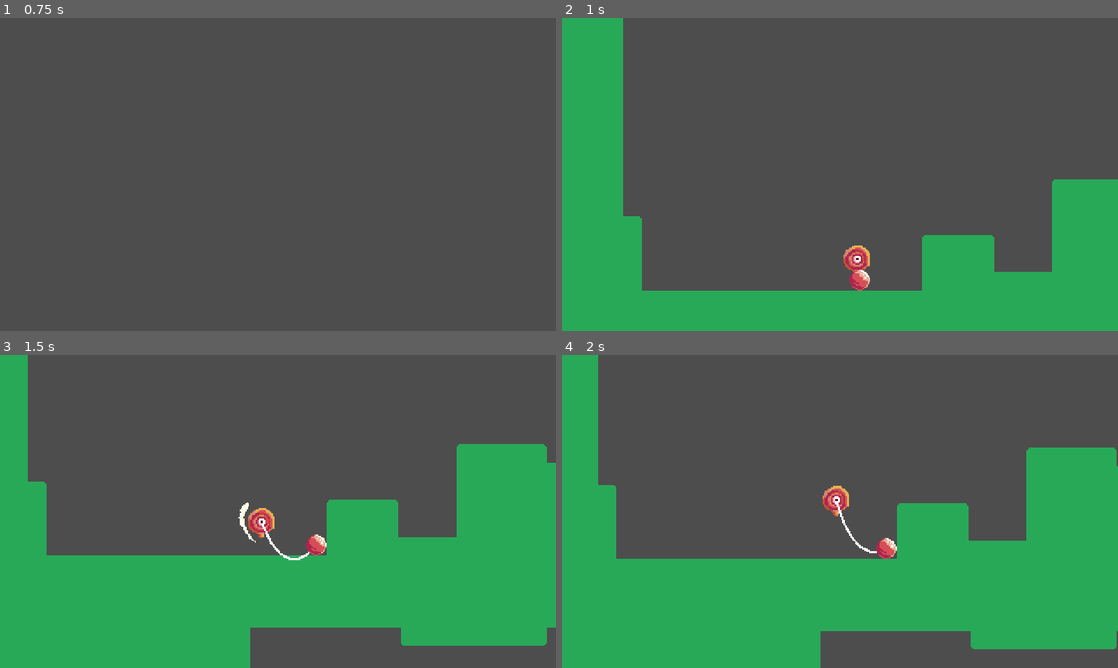
Above: before the commit, frames 1-4 (two rows, left to right).
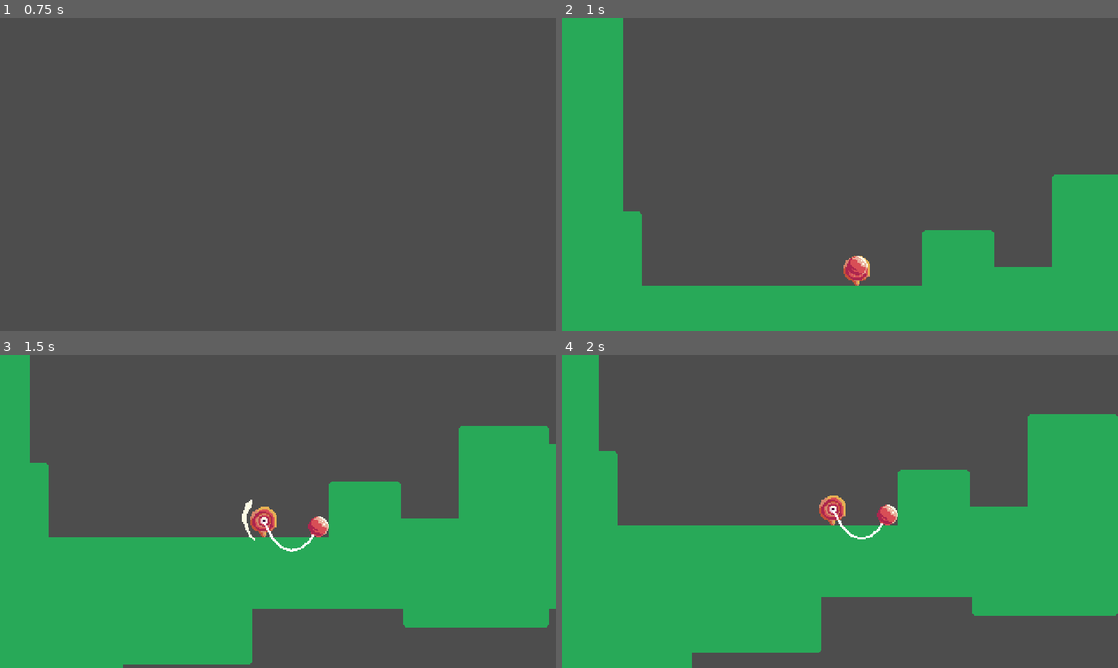
Above: after the commit, the same moments.

Repository: Duocuokie/haven
Game: Godot game, scene res://Game/Main.tscn
Two runs of this game, one before a commit and one after it. Both use one fixed random seed, a clock stepped at 60 frames per second and the inputs below.
Inputs (mouse positions are in pixels of both pictures, inside the frame that each line leads up to):
- Up to frame 1 (0.75 s): tap Enter at 0.5 s; move the mouse to (400, 158) at 0.52 s; hold Right (otherright) from 0.53 s (still down); tap J (jump) at 0.6 s
- Up to frame 2 (1 s): keep holding Right (otherright); tap J (jump) at 0.77 s
- Up to frame 3 (1.5 s): keep holding Right (otherright); tap J (jump) at 1.07 s; move the mouse to (166, 527) at 1.27 s; click (166, 527) at 1.35 s
- Up to frame 4 (2 s): keep holding Right (otherright); tap J (jump) at 1.52, 1.55, 1.82 s

Frame 1 is identical in both runs. In frame 2, 1.9% of the frame differs, in the area x 11-100%, y 50-88%; in frame 3, 10%; in frame 4, 18%, in the area x 6-100%, y 0-100%.

Commit message:
fixed ball contrller

Diff:
--- a/Entities/Players/player.tscn
+++ b/Entities/Players/player.tscn
@@ -178,6 +178,7 @@
 [node name="PlayerMoveState" parent="StateMachine" unique_id=2088656269 node_paths=PackedStringArray("actor", "coyoteTimer", "sprite") instance=ExtResource("4_6adbs")]
 actor = NodePath("../..")
 coyoteTimer = NodePath("../../Coyote")
+can_jump = false
 sprite = NodePath("../../Sprite2D")
 
 [node name="Coyote" type="Timer" parent="." unique_id=1043628659]
--- a/Entities/ball.gd
+++ b/Entities/ball.gd
@@ -9,11 +9,12 @@
 @onready var big_hit_ball_particle : GPUParticles2D = $BigHitBallParticle
 @onready var small_hit_ball_particle : GPUParticles2D = $SmallHitBallParticle
 const HIT = preload("uid://bgmg7qe01dlaf")
+@onready var ray: RayCast2D = $RayCast2D
 
-var SPEED = 100.0
+var SPEED = 150.0
 const JUMP_VELOCITY = -150.0
-var ACCEL = 2000.0
-const  FRICT = 1500.0
+var ACCEL = 800.0
+const  FRICT = 800.0
 
 
 var jumped := false
@@ -34,17 +35,12 @@
 
 func _physics_process(delta: float) -> void:
 	velocity.y += gravity * delta
-	var collision : KinematicCollision2D = move_and_collide(velocity * delta)
 	if is_on_floor():
 		#velocity.x = move_toward(velocity.x, 0.0, 1000 * delta)
 		pass
 	else:
 		velocity.x = move_toward(velocity.x, 0.0, air_res * delta)
-	if collision:
-		var bounce_velocity : Vector2 = 0.5* (velocity.bounce(collision.get_normal()))
-		velocity = bounce_velocity
-	else:
-		move_and_slide()
+
 	##if is_on_floor():
 		##velocity.x += Input.get_axis("otherleft", "otherright") * 500
 		##if Input.is_action_just_pressed("otherjump"):
--- a/Entities/ball.tscn
+++ b/Entities/ball.tscn
@@ -89,6 +89,10 @@
 wait_time = 0.1
 one_shot = true
 
+[node name="RayCast2D" type="RayCast2D" parent="." unique_id=2081959563]
+position = Vector2(0, 7)
+target_position = Vector2(0, 2)
+
 [connection signal="area_entered" from="Area2D" to="." method="_on_area_2d_area_entered"]
 [connection signal="timeout" from="GroundedTimer" to="." method="_on_grounded_timer_timeout"]
 
--- a/Utils/States/Player/playerMoveState.gd
+++ b/Utils/States/Player/playerMoveState.gd
@@ -6,7 +6,9 @@
 @export var left = "left"
 @export var right = "right"
 @export var jump = "jump"
+@export var can_jump := true
 @export var sprite : Sprite2D
+@export var bounce := false
 @onready var bufferTimer: Timer = $BufferTimer
 var direction := 0
 var last_dir := 0
@@ -14,10 +16,11 @@
 var buffer := false
 var hold_interupt = false
 
-
+var accel : int
 
 func _ready():
 	set_physics_process(false)
+	accel = actor.ACCEL
 
 func _enter_state() -> void:
 	set_physics_process(true)
@@ -27,56 +30,64 @@
 	set_physics_process(false)
 
 func _physics_process(delta):
-	if not (actor is Ball and not actor.is_on_floor()):
-		if not actor.is_on_floor():
-			if actor.wasOnFloor && !actor.jumped:
-				actor.coyote = true
-				coyoteTimer.start()
-			actor.wasOnFloor = false
-			actor.jumped = false
-			if actor.velocity.y < 0:
-				actor.gravity = 825
-				actor.ACCEL = 2000.0
-			else:
-				actor.gravity = 1200
-				actor.ACCEL = 2500
-			if actor is not Ball:
-				actor.velocity.y += actor.gravity * delta
+	#var ball : Ball
+	#if actor is Ball:
+		#ball = actor
+		#print(ball.ray.is_colliding())
+	var balls : bool= not (actor is Ball and not (actor.is_on_floor() or actor.ray.is_colliding()))
+	if not actor.is_on_floor():
+		if actor.wasOnFloor && !actor.jumped:
+			actor.coyote = true
+			coyoteTimer.start()
+		actor.wasOnFloor = false
+		actor.jumped = false
+		if actor.velocity.y < 0:
+			actor.gravity = 825
+			accel = actor.ACCEL
 		else:
+			actor.gravity = 1200
+			accel = actor.ACCEL * 1.25
+		if actor is not Ball:
+			actor.velocity.y += actor.gravity * delta
+	else:
 
-			actor.wasOnFloor = true
-			actor.ACCEL = 2250
+		actor.wasOnFloor = true
+		accel = actor.ACCEL * 1.1
+	if balls:
+		direction = Input.get_axis(left, right)
+	if direction != 0:
+		if abs(actor.velocity.x) < actor.SPEED * 1.7 || direction != sign(actor.velocity.x):
+			actor.velocity.x = move_toward(actor.velocity.x, (direction * actor.SPEED), accel * delta )
+			last_dir = direction
+			print("ne;pw")
+		else:
+			actor.velocity.x = move_toward(actor.velocity.x, (direction * actor.SPEED), accel/10 * delta )
+			last_dir = direction
+	else:
+		if actor.is_on_floor():
+			actor.velocity.x = move_toward(actor.velocity.x, 0, actor.FRICT * delta)
 
-		direction = Input.get_axis(left, right)
-		if direction != 0:
-			if abs(actor.velocity.x) < 280 || direction != sign(actor.velocity.x):
-				actor.velocity.x = move_toward(actor.velocity.x, (direction * actor.SPEED), actor.ACCEL * delta )
-				last_dir = direction
-			else:
-				actor.velocity.x = move_toward(actor.velocity.x, (direction * actor.SPEED), actor.ACCEL/10 * delta )
-				last_dir = direction
+	#camera.position.x = move_toward(camera.position.x, 96 * direction, 128 * delta)
+
+	if (Input.is_action_just_pressed(jump) || buffer) and can_jump:
+		if actor.is_on_floor() || actor.coyote:
+			actor.velocity.y = actor.JUMP_VELOCITY
+			actor.jumped = true
 		else:
-			if actor.is_on_floor():
-				actor.velocity.x = move_toward(actor.velocity.x, 0, actor.FRICT * delta)
-			else:
-				actor.velocity.x = move_toward(actor.velocity.x, 0, actor.FRICT * 0.7 * delta)
-		#camera.position.x = move_toward(camera.position.x, 96 * direction, 128 * delta)
-
-		if Input.is_action_just_pressed(jump) || buffer:
-			if actor.is_on_floor() || actor.coyote:
-				actor.velocity.y = actor.JUMP_VELOCITY
-				actor.jumped = true
-			else:
-				if !buffer:
-					bufferTimer.start()
-					buffer = true
-		else:
-			if Input.is_action_just_released(jump) && actor.velocity.y < 0:
-				actor.velocity.y = actor.velocity.y / 2
+			if !buffer:
+				bufferTimer.start()
+				buffer = true
+	else:
+		if Input.is_action_just_released(jump) && actor.velocity.y < 0:
+			actor.velocity.y = actor.velocity.y / 2
 
 
-
-	actor.move_and_slide()
+	var collision : KinematicCollision2D = actor.move_and_collide(actor.velocity * delta)
+	if collision and bounce:
+		var bounce_velocity : Vector2 = 0.5* (actor.velocity.bounce(collision.get_normal()))
+		actor.velocity = bounce_velocity
+	else:
+		actor.move_and_slide()
 
 
 func _on_buffer_timer_timeout() -> void:
--- a/project.godot
+++ b/project.godot
@@ -88,12 +88,14 @@
 "deadzone": 0.2,
 "events": [Object(InputEventKey,"resource_local_to_scene":false,"resource_name":"","device":-1,"window_id":0,"alt_press …(195 unchanged characters)…
 , Object(InputEventJoypadMotion,"resource_local_to_scene":false,"resource_name":"","device":-1,"axis":0,"axis_value":-1.0,"script":null)
+, Object(InputEventJoypadButton,"resource_local_to_scene":false,"resource_name":"","device":-1,"button_index":13,"pressure":0.0,"pressed":true,"script":null)
 ]
 }
 otherright={
 "deadzone": 0.2,
 "events": [Object(InputEventKey,"resource_local_to_scene":false,"resource_name":"","device":-1,"window_id":0,"alt_press …(195 unchanged characters)…
 , Object(InputEventJoypadMotion,"resource_local_to_scene":false,"resource_name":"","device":-1,"axis":0,"axis_value":1.0,"script":null)
+, Object(InputEventJoypadButton,"resource_local_to_scene":false,"resource_name":"","device":-1,"button_index":14,"pressure":0.0,"pressed":true,"script":null)
 ]
 }
 otherjump={
